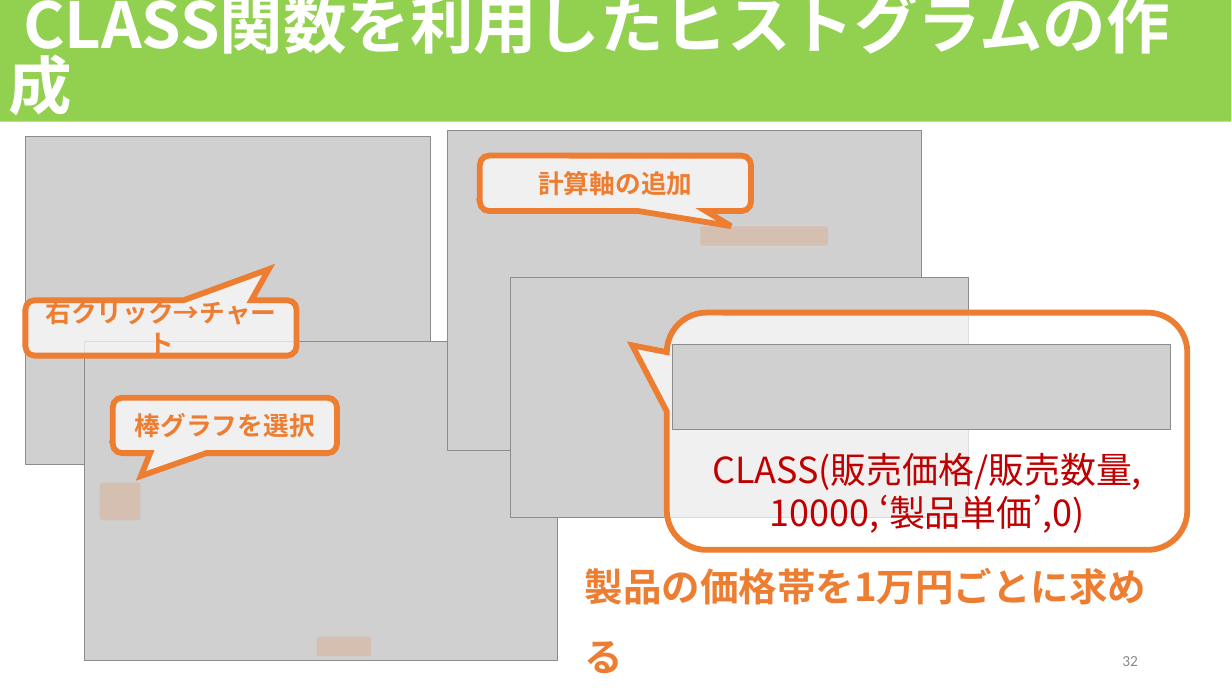
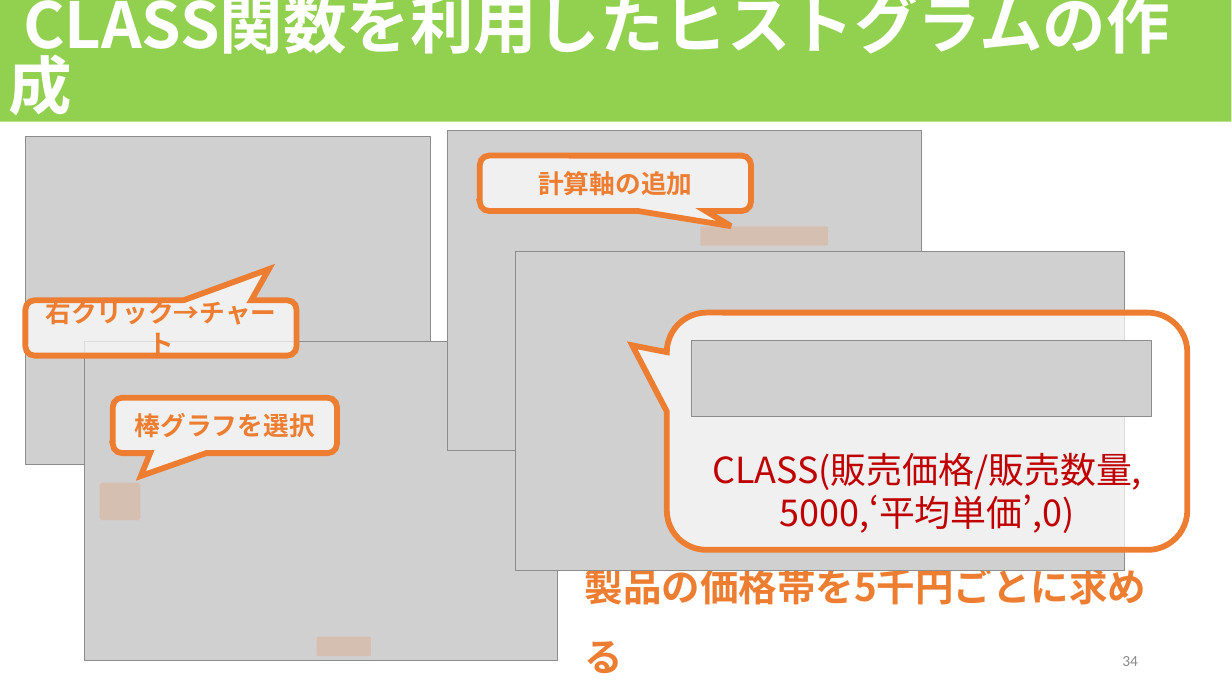
Before and after one commit to HOTNIDAS/inv_app, a slide deck: slide 34 of QlikViewセミナー(応用編1).pptx (slide 32 before the commit). Drawn at 1232x693 pixels with LibreOffice and Linux fonts; fonts in the diff are those of the drawing; grey boxes stand for pictures. Boxes give left, top, right and bottom in pixels: in the first picture for what was removed or moved away, otherwise in the second. Text is boxed around its words. In the diff, an @@ line names an element or a change of style, - is before the commit and + after.

```diff
--- a/QlikViewセミナー(応用編1).pptx
+++ b/QlikViewセミナー(応用編1).pptx
@@ picture: place and size @@
-picture at box(511, 278, 969, 518)
+picture at box(516, 251, 1125, 570)
@@ picture: place and size @@
-picture at box(673, 345, 1171, 430)
+picture at box(691, 341, 1152, 417)
@@ text in rounded speech box at box(779, 494, 1074, 533): text changed @@
-10000,‘製品単価’,0)
+5000,‘平均単価’,0)
@@ text at box(585, 562, 1147, 605): text changed @@
-製品の価格帯を1万円ごとに求める
+製品の価格帯を5千円ごとに求める
@@ page number at box(1122, 656, 1138, 666): text changed @@
-32
+34
```
Also in this commit, not shown: 1 other slide changed, 9 slides added, 2 slides removed.
